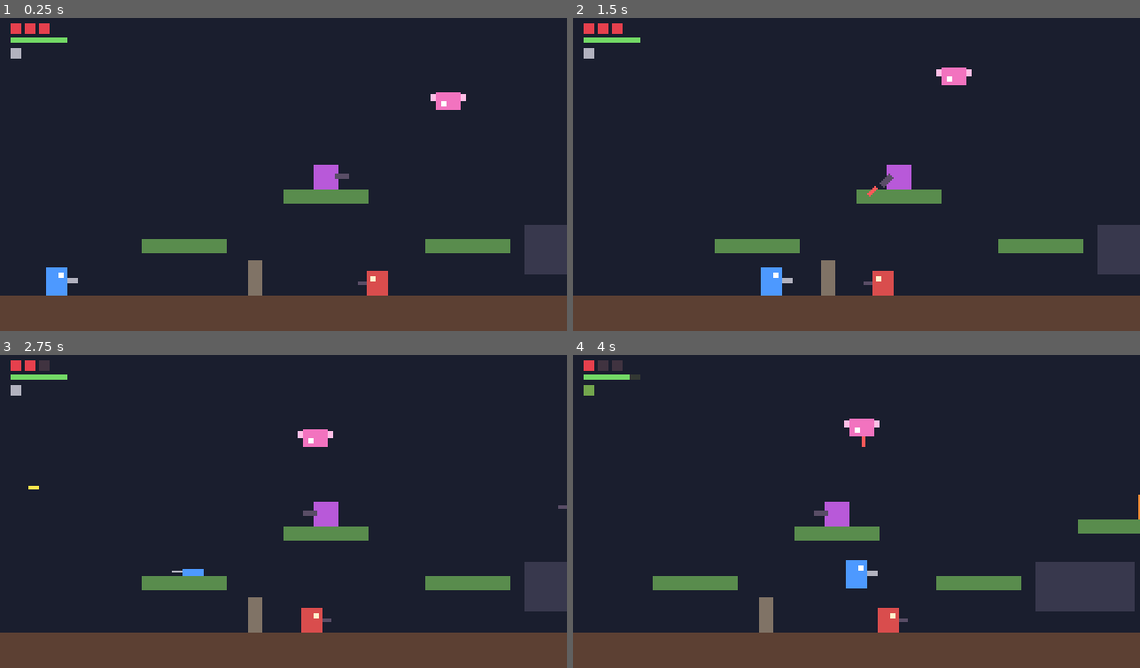
Above: before the commit, frames 1-4 (two rows, left to right).
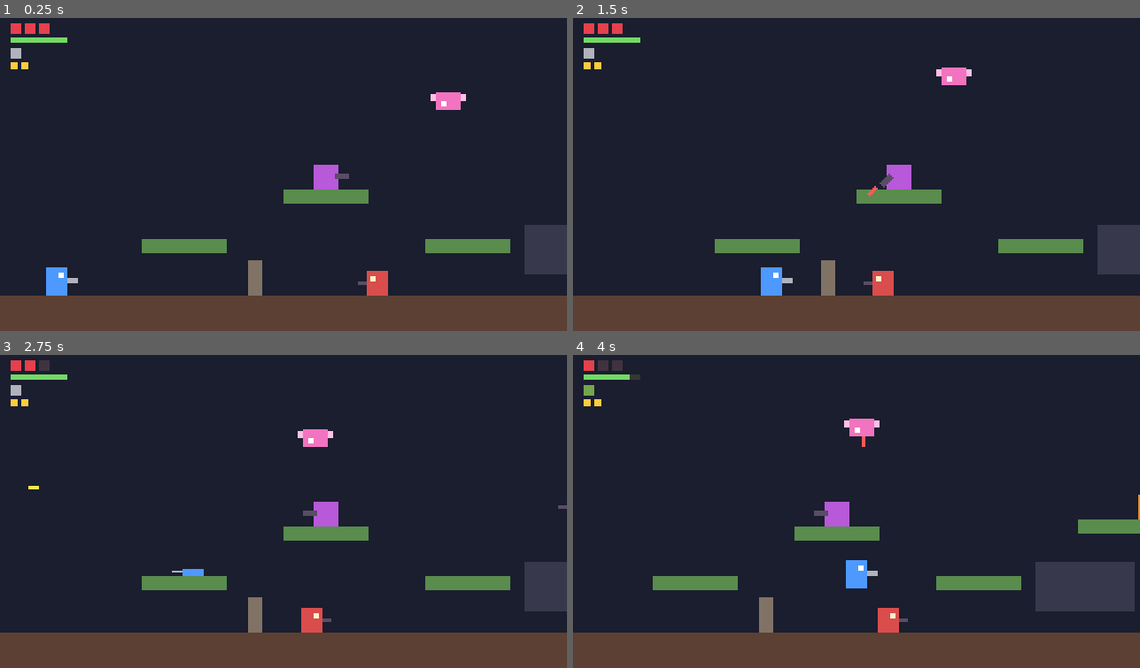
Above: after the commit, the same moments.

Repository: larrycxcx/zonebreaker-public
Game: Godot game, scene res://scenes/main.tscn
The game is run twice, just before and just after one commit, with the same random seed, the same clock (stepped at 60 frames per second) and the same inputs. Sound files missing from this copy of the repository are replaced by a short silence.
Inputs (mouse positions are in pixels of both pictures, inside the frame that each line leads up to):
- Up to frame 1 (0.25 s): no input
- Up to frame 2 (1.5 s): tap Enter at 0.5 s; move the mouse to (981, 155) at 0.52 s; hold S (aim_down) 0.53-1.28 s; hold D (move_right) from 0.53 s (still down); click (981, 155) at 0.67 s; tap Space (jump) at 0.77, 1.07 s; tap W (aim_up) at 0.8, 1.35 s; move the mouse to (743, 187) at 1.27 s; click (743, 187) at 1.42 s
- Up to frame 3 (2.75 s): tap Space (jump) at 1.52, 1.82 s; tap Ctrl (crouch) at 1.55 s; move the mouse to (340, 439) at 2.02 s; release D (move_right) at 2.03 s; hold A (move_left) from 2.03 s (still down); hold Ctrl (crouch) from 2.03 s (still down); click (340, 439) at 2.17 s; tap J (shoot) at 2.3 s
- Up to frame 4 (4 s): move the mouse to (828, 570) at 2.77 s; release A (move_left) at 2.78 s; release Ctrl (crouch) at 2.78 s; hold D (move_right) from 2.78 s (still down); tap J (shoot) at 2.85 s; click (828, 570) at 2.92 s; tap Space (jump) at 3.02, 3.32, 3.77 s; tap Alt (sprint) at 3.05 s; move the mouse to (1026, 555) at 3.52 s; hold Alt (sprint) from 3.53 s (still down); click (1026, 555) at 3.67 s; tap Shift (switch_weapon) at 3.8 s

The runs differ from the first frame. In frame 1, less than 0.1% of the frame differs, in the area x 1-5%, y 14-17%; in frame 2, less than 0.1%; in frame 3, less than 0.1%; in frame 4, less than 0.1%.

Commit message:
Add the ultimate weapon
K / pad Y, 2 uses per life. On use it clears every enemy bullet, freezes
the whole tree for 2 seconds with the player invincible (plus 0.5s after),
then destroys every enemy that was on screen at activation regardless of
health. Adds ultimate_start / ultimate_blast sounds, a HUD row of gold
pips for remaining uses, and tests/test_ultimate.gd.

Co-Authored-By: Claude Opus 5 <noreply@anthropic.com>

Diff:
--- a/project.godot
+++ b/project.godot
@@ -83,6 +83,12 @@
 , Object(InputEventJoypadButton,"resource_local_to_scene":false,"resource_name":"","device":-1,"button_index":2,"pressure":0.0,"pressed":false,"script":null)
 ]
 }
+ultimate={
+"deadzone": 0.2,
+"events": [Object(InputEventKey,"resource_local_to_scene":false,"resource_name":"","device":-1,"window_id":0,"alt_pressed":false,"shift_pressed":false,"ctrl_pressed":false,"meta_pressed":false,"pressed":false,"keycode":0,"physical_keycode":75,"key_label":0,"unicode":107,"location":0,"echo":false,"script":null)
+, Object(InputEventJoypadButton,"resource_local_to_scene":false,"resource_name":"","device":-1,"button_index":3,"pressure":0.0,"pressed":false,"script":null)
+]
+}
 aim_down={
 "deadzone": 0.5,
 "events": [Object(InputEventKey,"resource_local_to_scene":false,"resource_name":"","device":-1,"window_id":0,"alt_press …(192 unchanged characters)…
--- a/scenes/enemy_bullet.tscn
+++ b/scenes/enemy_bullet.tscn
@@ -5,7 +5,7 @@
 [sub_resource type="RectangleShape2D" id="RectangleShape2D_1"]
 size = Vector2(6, 2)
 
-[node name="EnemyBullet" type="Area2D"]
+[node name="EnemyBullet" type="Area2D" groups=["enemy_bullets"]]
 collision_layer = 16
 collision_mask = 3
 script = ExtResource("1")
--- a/scenes/hud.tscn
+++ b/scenes/hud.tscn
@@ -34,6 +34,14 @@
 offset_bottom = 26.0
 mouse_filter = 2
 
+[node name="UltimateRow" type="HBoxContainer" parent="."]
+offset_left = 6.0
+offset_top = 28.0
+offset_right = 60.0
+offset_bottom = 32.0
+mouse_filter = 2
+theme_override_constants/separation = 2
+
 [node name="Message" type="Label" parent="."]
 anchors_preset = -1
 offset_left = 110.0
--- a/scenes/player.tscn
+++ b/scenes/player.tscn
@@ -4,6 +4,7 @@
 [ext_resource type="Resource" path="res://weapons/rifle.tres" id="2"]
 [ext_resource type="Resource" path="res://weapons/grenade.tres" id="3"]
 [ext_resource type="Script" path="res://scripts/weapons/weapon.gd" id="4"]
+[ext_resource type="Resource" path="res://weapons/ultimate.tres" id="5"]
 
 [sub_resource type="RectangleShape2D" id="RectangleShape2D_1"]
 resource_local_to_scene = true
@@ -22,6 +23,7 @@
 collision_mask = 1
 script = ExtResource("1")
 weapons = Array[ExtResource("4")]([ExtResource("2"), ExtResource("3")])
+ultimate_weapon = ExtResource("5")
 
 [node name="CollisionShape2D" type="CollisionShape2D" parent="."]
 shape = SubResource("RectangleShape2D_1")
--- /dev/null
+++ b/scenes/ultimate.tscn
@@ -0,0 +1,6 @@
+[gd_scene format=3]
+
+[ext_resource type="Script" path="res://scripts/ultimate.gd" id="1"]
+
+[node name="Ultimate" type="Node2D"]
+script = ExtResource("1")
--- a/scripts/audio/sfx.gd
+++ b/scripts/audio/sfx.gd
@@ -17,6 +17,8 @@
 
 
 func _ready() -> void:
+	# 终极武器发动时整棵树会暂停，音效要照常播放。
+	process_mode = Node.PROCESS_MODE_ALWAYS
 	for i in POOL_SIZE:
 		var player := AudioStreamPlayer.new()
 		player.bus = BUS
--- a/scripts/enemy.gd
+++ b/scripts/enemy.gd
@@ -56,6 +56,9 @@
 ## 瞄准方向。
 enum Aim { LEVEL, DIAGONAL_UP, DIAGONAL_DOWN }
 
+## 所有敌人都在这个组里（终极武器靠它找屏幕内的敌人）。
+const GROUP := &"enemies"
+
 var health := 0
 var is_prone := false
 var aim := Aim.LEVEL
@@ -90,6 +93,7 @@
 
 
 func _ready() -> void:
+	add_to_group(GROUP)
 	health = max_health
 	_stand_height = (_shape.shape as RectangleShape2D).size.y
 
--- a/scripts/hud.gd
+++ b/scripts/hud.gd
@@ -1,5 +1,5 @@
 extends CanvasLayer
-## 临时 HUD：左上角用小方块显示血量、下面一条体力条、再下面一个色块表示当前武器，死亡时显示提示。完整 HUD 留到第 5 步。
+## 临时 HUD：左上角用小方块显示血量、下面一条体力条、再下面一个色块表示当前武器、一排金色小方块表示终极武器剩余次数，死亡时显示提示。完整 HUD 留到第 5 步。
 
 const PIP_SIZE := Vector2(6, 6)
 const PIP_FULL := Color(0.9, 0.25, 0.3)
@@ -9,6 +9,7 @@
 const STAMINA_TIRED := Color(0.85, 0.5, 0.25)
 
 var _pips: Array[ColorRect] = []
+var _ultimate_pips: Array[ColorRect] = []
 var _player: Player
 
 @onready var _pip_row: HBoxContainer = $PipRow
@@ -16,6 +17,7 @@
 @onready var _stamina_bar: ColorRect = $StaminaBar
 @onready var _stamina_fill: ColorRect = $StaminaBar/Fill
 @onready var _weapon_icon: ColorRect = $WeaponIcon
+@onready var _ultimate_row: HBoxContainer = $UltimateRow
 
 
 func _ready() -> void:
@@ -27,11 +29,14 @@
 	player.health_changed.connect(_on_health_changed)
 	player.stamina_changed.connect(_on_stamina_changed)
 	player.weapon_switched.connect(_on_weapon_switched)
+	player.ultimate_ammo_changed.connect(_on_ultimate_changed)
 	player.died.connect(_on_player_died)
 	# 直接读当前值，不依赖 Player._ready 里那次 emit 的先后顺序。
 	_on_health_changed(player.health, player.max_health)
 	_on_stamina_changed(player.stamina, player.max_stamina)
 	_on_weapon_switched(player.current_weapon, player.current_slot().weapon)
+	if player.ultimate_weapon != null:
+		_on_ultimate_changed(player.ultimate_ammo(), player.ultimate_weapon.max_ammo)
 
 
 func _on_health_changed(health: int, max_health: int) -> void:
@@ -55,5 +60,18 @@
 	_weapon_icon.color = weapon.hud_color
 
 
+## 剩余的用武器自己的颜色，用掉的变暗。
+func _on_ultimate_changed(ammo: int, max_ammo: int) -> void:
+	while _ultimate_pips.size() < max_ammo:
+		var pip := ColorRect.new()
+		pip.custom_minimum_size = Vector2(4, 4)
+		pip.mouse_filter = Control.MOUSE_FILTER_IGNORE
+		_ultimate_row.add_child(pip)
+		_ultimate_pips.append(pip)
+	var full: Color = _player.ultimate_weapon.hud_color
+	for i in _ultimate_pips.size():
+		_ultimate_pips[i].color = full if i < ammo else full.darkened(0.75)
+
+
 func _on_player_died() -> void:
 	_message.show()
--- a/scripts/player.gd
+++ b/scripts/player.gd
@@ -7,6 +7,8 @@
 signal stamina_changed(stamina: float, max_stamina: float)
 ## 切换武器（或当前这把被换掉）时发出，HUD 接这个。
 signal weapon_switched(index: int, weapon: Weapon)
+## 终极武器剩余次数变化，HUD 接这个。
+signal ultimate_ammo_changed(ammo: int, max_ammo: int)
 
 
 @export_group("Health")
@@ -55,6 +57,8 @@
 ## 身上的武器，按切换顺序排列（默认 [步枪, 手雷]）。Shift / 手柄 X 切到下一把，J / RT 用当前这把开火，
 ## 都跟着 8 方向瞄准。换武器 = 换这里的资源文件（weapons/*.tres）。
 @export var weapons: Array[Weapon] = []
+## 终极武器（K / 手柄 Y，瞬时发动，有次数限制）。不在切换顺序里。默认 weapons/ultimate.tres。
+@export var ultimate_weapon: Weapon
 
 ## 瞄准方向（魂斗罗式）。W + 左右 = 边走边斜上，只按 W = 原地正上；
 ## S + 左右 = 边走边斜下，只按 S：地面上朝前斜下、空中朝正下；W、S 同时按互相抵消；趴下时一律水平。
@@ -86,7 +90,10 @@
 var current_weapon := 0
 ## 每把武器一个槽，各自记冷却和弹药：切走再切回来，冷却和弹药都还在。
 var _slots: Array[WeaponSlot] = []
+var _ultimate := WeaponSlot.new()
 var _invincible_timer := 0.0
+## 不闪烁的无敌（终极武器用）。暂停期间玩家的计时也停着，所以它能覆盖整个定格。
+var _shield_timer := 0.0
 var _dead := false
 var _exhausted := false
 var _stamina_regen_timer := 0.0
@@ -108,6 +115,9 @@
 func _ready() -> void:
 	for weapon in weapons:
 		_slots.append(WeaponSlot.new(weapon))
+	_ultimate.ammo_changed.connect(func(ammo: int, max_ammo: int) -> void: ultimate_ammo_changed.emit(ammo, max_ammo))
+	if ultimate_weapon != null:
+		_ultimate.equip(ultimate_weapon)
 	health = max_health
 	health_changed.emit(health, max_health)
 	stamina = max_stamina
@@ -131,9 +141,11 @@
 	_handle_jump(delta)
 	_handle_horizontal(delta)
 	move_and_slide()
+	_handle_ultimate()
 	_handle_switch()
 	_handle_shoot(delta)
 	_update_invincibility(delta)
+	_shield_timer -= delta
 	_check_contact_damage()
 
 
@@ -318,6 +330,27 @@
 	return Vector2(facing, 0)
 
 
+## K / 手柄 Y 发动终极武器。任何状态（趴着、爬行、空中）都能用；效果见 Ultimate。
+func _handle_ultimate() -> void:
+	if _ultimate.weapon == null or not Input.is_action_just_pressed("ultimate") or not _ultimate.is_ready():
+		return
+	_ultimate.fire(get_parent(), global_position, Vector2(facing, 0), self)
+
+
+## 终极武器还剩几次。
+func ultimate_ammo() -> int:
+	return _ultimate.ammo
+
+
+## 不闪烁的无敌 seconds 秒（已有更长的就保留更长的）。
+func grant_invincibility(seconds: float) -> void:
+	_shield_timer = maxf(_shield_timer, seconds)
+
+
+func is_invincible() -> bool:
+	return _invincible_timer > 0.0 or _shield_timer > 0.0
+
+
 func _handle_switch() -> void:
 	if Input.is_action_just_pressed("switch_weapon"):
 		switch_weapon()
@@ -376,7 +409,7 @@
 
 ## 站在/贴着敌人身上时持续判定，无敌帧结束后会再次受伤。
 func _check_contact_damage() -> void:
-	if _invincible_timer > 0.0:
+	if is_invincible():
 		return
 	for body in _hurtbox.get_overlapping_bodies():
 		if body is Enemy:
@@ -386,7 +419,7 @@
 
 ## 被敌人子弹或接触伤害调用。`source_position` 用来决定击退方向。
 func take_damage(amount: int, source_position := Vector2.INF) -> void:
-	if _dead or _invincible_timer > 0.0:
+	if _dead or is_invincible():
 		return
 	health -= amount
 	health_changed.emit(health, max_health)
--- a/scripts/skin/skin_pack.gd
+++ b/scripts/skin/skin_pack.gd
@@ -29,6 +29,8 @@
 	&"grenade_bounce": "手雷撞到地面或墙弹起来",
 	&"explosion": "手雷爆炸",
 	&"weapon_switch": "玩家切换武器",
+	&"ultimate_start": "玩家发动终极武器（定格开始）",
+	&"ultimate_blast": "终极武器消灭屏幕内的敌人（定格结束）",
 }
 
 ## 在编辑器里显示的名字。
--- /dev/null
+++ b/scripts/ultimate.gd
@@ -0,0 +1,57 @@
+class_name Ultimate
+extends Node2D
+## 终极武器的效果（瞬时发动，用 weapons/ultimate.tres 的武器槽发射出来，所以次数、冷却都走武器结构）。
+##
+## 发动的瞬间：清除所有敌人子弹，记下此刻屏幕内的敌人，给玩家无敌，然后暂停整个场景树——
+## 玩家、敌人、子弹全部定格 freeze_time 秒。时间到了恢复运行，同时消灭刚才记下的那些敌人（不管血量）。
+## 屏幕外的敌人不受影响。以后的动画放在这里，节点设成 PROCESS_MODE_ALWAYS，暂停期间照样播放。
+
+## 定格多久（秒）。
+@export var freeze_time := 2.0
+## 恢复行动后玩家还额外无敌多久（秒），免得屏幕外的敌人刚好打过来。
+@export var grace_time := 0.5
+
+## 敌人子弹所在的组（enemy_bullet.tscn 里设置）。
+const ENEMY_BULLETS := &"enemy_bullets"
+
+
+## 武器槽发射时调用；终极武器没有方向。
+func launch(_direction: Vector2) -> void:
+	pass
+
+
+func _ready() -> void:
+	# 整棵树都会被暂停，这个节点自己得继续跑，才能在时间到了之后恢复。
+	process_mode = Node.PROCESS_MODE_ALWAYS
+	_activate()
+
+
+func _activate() -> void:
+	var tree := get_tree()
+	var targets := enemies_on_screen()
+	for bullet in tree.get_nodes_in_group(ENEMY_BULLETS):
+		bullet.queue_free()
+	var player := tree.get_first_node_in_group("player") as Player
+	if player != null:
+		# 玩家自己的计时在暂停时也停着，所以这段无敌覆盖整个定格，恢复后再持续 grace_time。
+		player.grant_invincibility(grace_time)
+	tree.paused = true
+	await tree.create_timer(freeze_time, true).timeout
+	tree.paused = false
+	GameEvents.report(&"ultimate_blast", self)
+	for enemy in targets:
+		if is_instance_valid(enemy) and enemy.health > 0:
+			enemy.die()
+	queue_free()
+
+
+## 此刻身体中心在屏幕可见范围内的敌人。
+func enemies_on_screen() -> Array[Enemy]:
+	var viewport := get_viewport()
+	var visible := viewport.get_canvas_transform().affine_inverse() * viewport.get_visible_rect()
+	var found: Array[Enemy] = []
+	for node in get_tree().get_nodes_in_group(Enemy.GROUP):
+		var enemy := node as Enemy
+		if enemy != null and enemy.health > 0 and visible.has_point(enemy.global_position):
+			found.append(enemy)
+	return found
--- a/skins/default/default_skin.tres
+++ b/skins/default/default_skin.tres
@@ -19,6 +19,8 @@
 [ext_resource type="AudioStream" path="res://skins/default/sfx/grenade_bounce.wav" id="grenade_bounce"]
 [ext_resource type="AudioStream" path="res://skins/default/sfx/explosion.wav" id="explosion"]
 [ext_resource type="AudioStream" path="res://skins/default/sfx/weapon_switch.wav" id="weapon_switch"]
+[ext_resource type="AudioStream" path="res://skins/default/sfx/ultimate_start.wav" id="ultimate_start"]
+[ext_resource type="AudioStream" path="res://skins/default/sfx/ultimate_blast.wav" id="ultimate_blast"]
 
 [resource]
 script = ExtResource("script")
@@ -41,5 +43,7 @@
 &"grenade_throw": ExtResource("grenade_throw"),
 &"grenade_bounce": ExtResource("grenade_bounce"),
 &"explosion": ExtResource("explosion"),
-&"weapon_switch": ExtResource("weapon_switch")
+&"weapon_switch": ExtResource("weapon_switch"),
+&"ultimate_start": ExtResource("ultimate_start"),
+&"ultimate_blast": ExtResource("ultimate_blast")
 })
--- a/tests/game_test.gd
+++ b/tests/game_test.gd
@@ -8,7 +8,7 @@
 ## 比为测试在游戏代码里开一堆公开接口更划算。
 
 ## 项目里应该定义的全部输入动作，test_input_actions_exist 逐个检查。
-const ACTIONS := ["move_left", "move_right", "jump", "crouch", "sprint", "aim_up", "aim_down", "shoot", "switch_weapon"]
+const ACTIONS := ["move_left", "move_right", "jump", "crouch", "sprint", "aim_up", "aim_down", "shoot", "switch_weapon", "ultimate"]
 
 ## 由 runner 注入。SceneTree 脚本里 `await tree.physics_frame` 才能推进物理。
 var tree: SceneTree
@@ -45,6 +45,8 @@
 func reset_scene(keep_enemies := false, keep_walls := false) -> void:
 	release_all_input()
 	free_scene()
+	# 终极武器会暂停整棵树：用例中途出错、没等到恢复，也不能把暂停带进下一条用例。
+	tree.paused = false
 	# 素材包是全局状态：换过包的用例如果中途出错没换回来，会影响后面所有用例，所以每次都恢复默认包。
 	Skins.use(Skins.default_skin())
 	events.clear()
@@ -76,6 +78,7 @@
 
 func free_scene() -> void:
 	release_all_input()
+	tree.paused = false
 	if GameEvents.event_happened.is_connected(_record_event):
 		GameEvents.event_happened.disconnect(_record_event)
 	if main != null and is_instance_valid(main):
--- a/tests/run_tests.gd
+++ b/tests/run_tests.gd
@@ -20,6 +20,7 @@
 	"aiming": "res://tests/test_aiming.gd",
 	"weapons": "res://tests/test_weapons.gd",
 	"grenade": "res://tests/test_grenade.gd",
+	"ultimate": "res://tests/test_ultimate.gd",
 	"audio": "res://tests/test_audio.gd",
 }
 
--- a/tests/test_audio.gd
+++ b/tests/test_audio.gd
@@ -59,7 +59,7 @@
 		else:
 			used[stream.resource_path] = true
 	var files := Array(DirAccess.get_files_at(DEFAULT_SKIN_DIR + "sfx")).filter(func(f): return f.ends_with(".wav")).map(func(f): return DEFAULT_SKIN_DIR + "sfx/" + f)
-	check("20 sound files in the default skin", files.size() == 20, str(files.size()))
+	check("22 sound files in the default skin", files.size() == 22, str(files.size()))
 	for f in files:
 		check("%s is used by the skin" % f.get_file(), used.has(f))
 	check("the skin references no missing files", used.keys().all(func(p): return FileAccess.file_exists(p)))
@@ -213,6 +213,16 @@
 	expect_events([&"weapon_switch", &"grenade_throw", &"grenade_bounce", &"explosion"], "switching to grenades and throwing one")
 
 
+func test_ultimate_events() -> void:
+	await reset_scene()
+	await frames(5)
+	Input.action_press("ultimate")
+	await frames(2)
+	Input.action_release("ultimate")
+	await frames(135) # 定格 2 秒
+	expect_events([&"ultimate_start", &"ultimate_blast"], "using the ultimate weapon")
+
+
 # ---------------------------------------------------------------- 播放器与素材包
 
 func test_sfx_plays_the_skin_sound() -> void:
--- a/tests/test_gamepad.gd
+++ b/tests/test_gamepad.gd
@@ -70,6 +70,7 @@
 	check("shoot: RT", has_axis("shoot", JOY_AXIS_TRIGGER_RIGHT, true))
 	check("X is no longer a fire button", not has_button("shoot", JOY_BUTTON_X))
 	check("switch weapon: X", has_button("switch_weapon", JOY_BUTTON_X))
+	check("ultimate: Y", has_button("ultimate", JOY_BUTTON_Y))
 	check("aim up: left stick up / d-pad up", has_axis("aim_up", JOY_AXIS_LEFT_Y, false) and has_button("aim_up", JOY_BUTTON_DPAD_UP))
 	check("aim down: left stick down / d-pad down", has_axis("aim_down", JOY_AXIS_LEFT_Y, true) and has_button("aim_down", JOY_BUTTON_DPAD_DOWN))
 	check("lie down: LT", has_axis("crouch", JOY_AXIS_TRIGGER_LEFT, true))
--- a/tests/test_grenade.gd
+++ b/tests/test_grenade.gd
@@ -79,7 +79,7 @@
 	check("one grenade per press, 0.5s apart", not g.automatic and g.cooldown == 0.5)
 	check("throwing reports grenade_throw", g.fire_event == &"grenade_throw")
 	check("switch weapon: Shift", keyboard_keys("switch_weapon") == [KEY_SHIFT], str(keyboard_keys("switch_weapon")))
-	check("K is not bound to anything", not InputMap.get_actions().any(func(a): return keyboard_keys(a).has(KEY_K)))
+	check("K only fires the ultimate, not switch", InputMap.get_actions().filter(func(a): return keyboard_keys(a).has(KEY_K)) == [&"ultimate"])
 
 
 func test_shift_switches_weapons() -> void:
--- /dev/null
+++ b/tests/test_ultimate.gd
@@ -0,0 +1,187 @@
+extends GameTest
+## 终极武器：K / 手柄 Y 瞬时发动，每条命 2 次。
+## 发动时清掉所有敌人子弹、整个场景定格 2 秒（玩家和敌人都不能动），玩家无敌到恢复后 0.5 秒；
+## 定格结束时消灭发动那一刻屏幕内的所有敌人（不管血量），屏幕外的不受影响。
+
+const ENEMY_BULLET_SCENE := "res://scenes/enemy_bullet.tscn"
+
+
+## 玩家站在 x=100（摄像机在关卡最左，屏幕 = x 0..320）。
+## 只留两个炮台（6 血，最耐打）：Turret2 挪到屏幕内，Turret1 留在 x=580 屏幕外。
+func start() -> void:
+	await reset_scene(true)
+	keep_only_enemies(["Turret1", "Turret2"])
+	player.global_position = Vector2(100, 152)
+	player.velocity = Vector2.ZERO
+	await frames(10)
+
+
+func use_ultimate() -> void:
+	Input.action_press("ultimate")
+	await frames(2)
+	Input.action_release("ultimate")
+
+
+## 等定格结束，返回定格持续了多少个物理帧（超过 limit 帧还没结束就返回 -1）。
+func wait_for_unpause(limit := 300) -> int:
+	for i in limit:
+		if not tree.paused:
+			return i
+		await tree.physics_frame
+	return -1
+
+
+func count(event: StringName) -> int:
+	return events.filter(func(e): return e == event).size()
+
+
+func test_config_and_bindings() -> void:
+	await start()
+	check("player has an ultimate weapon", player.ultimate_weapon != null)
+	check("2 uses per life", player.ultimate_weapon.max_ammo == 2 and player.ultimate_ammo() == 2)
+	check("ultimate: K", keyboard_keys("ultimate").has(KEY_K))
+	check("ultimate: gamepad Y", InputMap.action_get_events("ultimate").any(
+		func(e): return e is InputEventJoypadButton and e.button_index == JOY_BUTTON_Y))
+	check("not part of the weapon switch cycle", not player.weapons.has(player.ultimate_weapon))
+	var row: HBoxContainer = main.get_node("HUD/UltimateRow")
+	check("HUD shows 2 ultimate pips", row.get_child_count() == 2)
+
+
+func test_freeze_clears_bullets_and_kills_on_screen_enemies() -> void:
+	await start()
+	var near: Enemy = main.get_node("Enemies/Turret2")
+	var far: Enemy = main.get_node("Enemies/Turret1")
+	near.global_position = Vector2(200, 153)
+	await frames(5)
+	# 屏幕内、屏幕外各放几颗敌人子弹，再放一颗玩家子弹
+	for x in [60.0, 250.0, 500.0]:
+		var bullet: Bullet = load(ENEMY_BULLET_SCENE).instantiate()
+		bullet.launch(Vector2.LEFT)
+		main.add_child(bullet)
+		bullet.global_position = Vector2(x, 100)
+	player._shoot(Vector2.RIGHT)
+	await frames(1)
+	check("setup: enemy bullets on and off screen", bullets(16).size() >= 3, "%d" % bullets(16).size())
+	var weapon_before := player.current_weapon
+	var near_pos := near.global_position
+	await use_ultimate()
+	check("tree is paused", tree.paused)
+	check("ultimate_start reported", count(&"ultimate_start") == 1)
+	check("one use spent", player.ultimate_ammo() == 1)
+	var pips: Array = main.get_node("HUD/UltimateRow").get_children()
+	check("HUD: one pip dimmed", pips[0].color != pips[1].color)
+	await frames(1)
+	check("every enemy bullet is gone (on and off screen)", bullets(16).is_empty(), "%d left" % bullets(16).size())
+	check("player bullets are kept", bullets(4).size() >= 1)
+	check("current weapon unchanged", player.current_weapon == weapon_before)
+
+	# 定格期间：按键无效、谁都不动、敌人不开火
+	var player_pos := player.global_position
+	Input.action_press("move_right")
+	Input.action_press("shoot")
+	await frames(60)
+	check("player frozen even while pressing move", player.global_position == player_pos)
+	check("enemy frozen", near.global_position == near_pos)
+	check("nobody fires during the freeze", bullets(16).is_empty())
+	check("enemies still alive during the freeze", is_instance_valid(near) and near.health == near.max_health)
+	Input.action_release("move_right")
+	Input.action_release("shoot")
+
+	var took: int = await wait_for_unpause()
+	# 已经等了约 62 帧，总共应该在 2 秒（120 帧）左右
+	check("freeze lasts about 2 seconds", took > 40 and took < 80, "%d more frames" % took)
+	await frames(2)
+	check("on-screen enemy destroyed regardless of health", not is_instance_valid(near))
+	check("off-screen enemy untouched", is_instance_valid(far) and far.health == far.max_health)
+	check("ultimate_blast reported", count(&"ultimate_blast") == 1)
+	check("enemy_death reported", count(&"enemy_death") == 1)
+	# 恢复后玩家能正常行动
+	var x0 := player.global_position.x
+	Input.action_press("move_right")
+	await frames(10)
+	Input.action_release("move_right")
+	check("player moves again after the freeze", player.global_position.x > x0 + 5)
+
+
+func test_flyer_on_screen_is_hit_too() -> void:
+	await reset_scene(true)
+	keep_only_enemies(["FlyerE", "Turret1"])
+	player.global_position = Vector2(100, 152)
+	await frames(10)
+	var flyer: Enemy = main.get_node("Enemies/FlyerE")
+	await use_ultimate()
+	await wait_for_unpause()
+	await frames(2)
+	check("flyer overhead on screen destroyed", not is_instance_valid(flyer))
+
+
+func test_invincible_during_and_just_after() -> void:
+	await start()
+	var hp := player.health
+	await use_ultimate()
+	await frames(10)
+	player.take_damage(1)
+	check("no damage during the freeze", player.health == hp)
+	await wait_for_unpause()
+	await frames(10) # 恢复后约 0.17 秒
+	player.take_damage(1)
+	check("still invincible right after the freeze", player.health == hp)
+	check("shield does not blink the player", player.get_node("Visual").visible)
+	await frames(30) # 0.5 秒已过
+	player.take_damage(1)
+	check("can be hurt again afterwards", player.health == hp - 1)
+
+
+func test_limited_uses() -> void:
+	await start()
+	for i in 2:
+		await use_ultimate()
+		await wait_for_unpause()
+		await frames(2)
+	check("two uses spent", player.ultimate_ammo() == 0)
+	check("two activations", count(&"ultimate_start") == 2)
+	await use_ultimate()
+	await frames(2)
+	check("third press does nothing", not tree.paused and count(&"ultimate_start") == 2)
+	var pips: Array = main.get_node("HUD/UltimateRow").get_children()
+	check("HUD: both pips dimmed", pips[0].color == pips[1].color and pips[0].color != player.ultimate_weapon.hud_color)
+	# 死后重载本关：新的一条命，次数补满
+	await start()
+	check("refilled on a new life", player.ultimate_ammo() == 2)
+
+
+func test_usable_lying_down_and_in_air() -> void:
+	await start()
+	Input.action_press("crouch")
+	Input.action_press("move_right")
+	await frames(10)
+	check("setup: crawling", player.is_crouching)
+	await use_ultimate()
+	check("works while crawling", tree.paused)
+	await wait_for_unpause()
+	release_all_input()
+	await frames(20)
+	Input.action_press("jump")
+	await frames(8)
+	check("setup: airborne", not player.is_on_floor())
+	await use_ultimate()
+	check("works in the air", tree.paused)
+	var y := player.global_position.y
+	await frames(30)
+	check("frozen in mid-air", player.global_position.y == y)
+	await wait_for_unpause()
+
+
+func test_sounds_play_during_the_freeze() -> void:
+	await start()
+	var played := []
+	var on_played := func(event: StringName, _stream: AudioStream) -> void: played.append(event)
+	Sfx.sound_played.connect(on_played)
+	await use_ultimate()
+	await frames(2)
+	check("start sound plays while paused", played.has(&"ultimate_start"))
+	check("Sfx keeps running during pause", Sfx.can_process())
+	await wait_for_unpause()
+	await frames(2)
+	Sfx.sound_played.disconnect(on_played)
+	check("blast sound plays", played.has(&"ultimate_blast"))
--- /dev/null
+++ b/weapons/ultimate.tres
@@ -0,0 +1,14 @@
+[gd_resource type="Resource" script_class="Weapon" format=3]
+
+[ext_resource type="Script" path="res://scripts/weapons/weapon.gd" id="1"]
+[ext_resource type="PackedScene" path="res://scenes/ultimate.tscn" id="2"]
+
+[resource]
+script = ExtResource("1")
+display_name = "终极武器"
+projectile = ExtResource("2")
+cooldown = 0.0
+automatic = false
+max_ammo = 2
+fire_event = &"ultimate_start"
+hud_color = Color(1, 0.8, 0.25, 1)
Not shown, added: scripts/ultimate.gd.uid
Not shown, added: skins/default/sfx/ultimate_blast.wav.import
Not shown, added: skins/default/sfx/ultimate_start.wav.import
Not shown, added: tests/test_ultimate.gd.uid
Not shown, added: skins/default/sfx/ultimate_blast.wav
Not shown, added: skins/default/sfx/ultimate_start.wav
